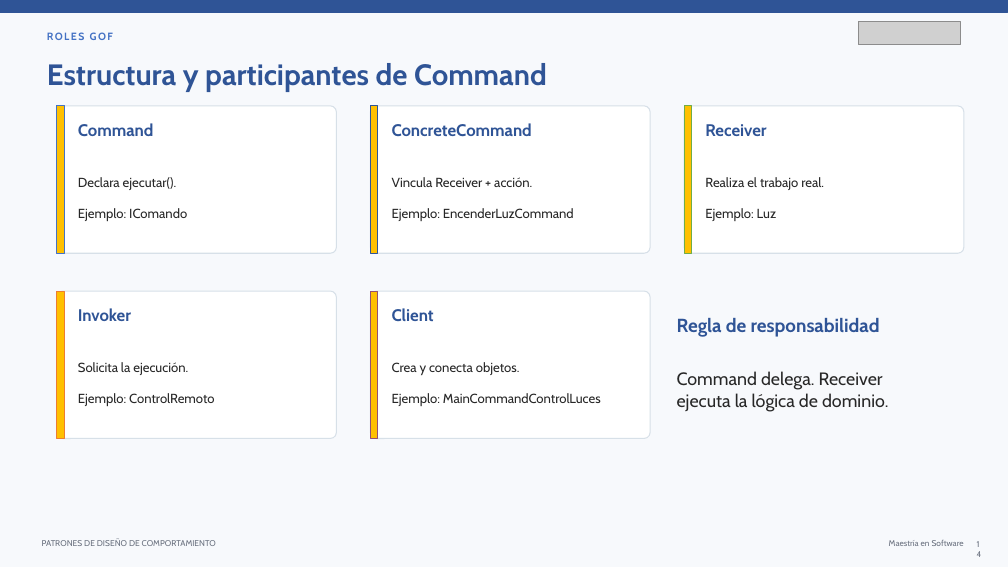
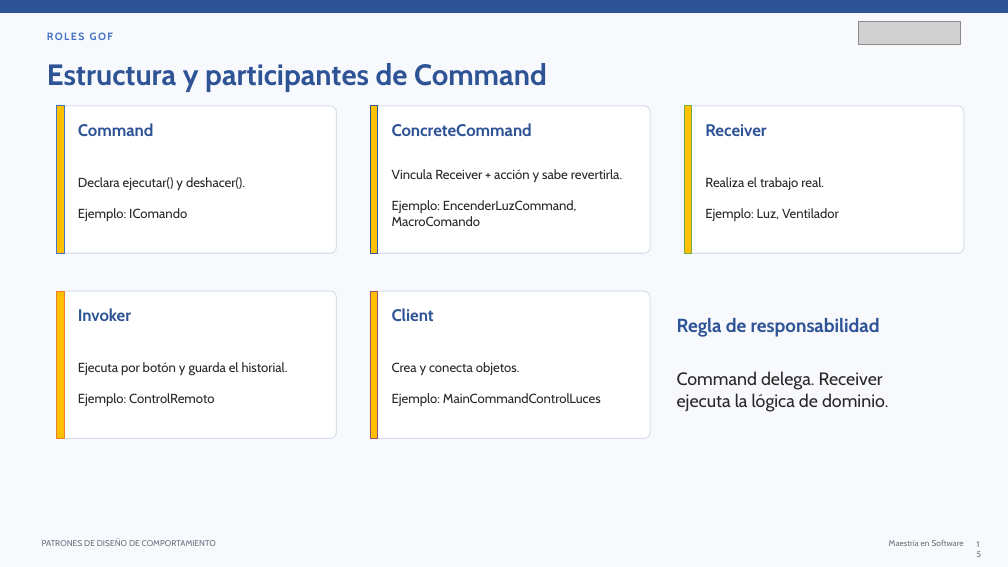
Before and after one commit to carytnas/PDS_Actividad03_Grupo02, a slide deck: slide 15 of documentacion/PDS_Actividad03_Grupo02.pptx (slide 14 before the commit). Drawn at 1008x567 pixels with LibreOffice and Linux fonts; fonts in the diff are those of the drawing; grey boxes stand for pictures. Boxes give left, top, right and bottom in pixels: in the first picture for what was removed or moved away, otherwise in the second. Text is boxed around its words. In the diff, an @@ line names an element or a change of style, - is before the commit and + after.

Commit message:
Mejoras de Mediator y Command, pruebas e informe actualizado
- Mediator: AvionSanitario con prioridad en la torre, aviso de nuevas
  posiciones en la cola y registro de aeronaves desde el cliente.
- Command: deshacer con historial, Ventilador, MacroComando y control
  con varios botones reasignables.
- Pruebas unitarias con JUnit 5 (13 pruebas) y pom.xml para mvn test.
- Diagramas UML regenerados y alineados con el código.
- Informe (docx y pdf) y presentación actualizados.

```diff
--- a/documentacion/PDS_Actividad03_Grupo02.pptx
+++ b/documentacion/PDS_Actividad03_Grupo02.pptx
@@ text at (x1=78, y1=177, x2=245, y2=190): text changed @@
-Declara ejecutar().
+Declara ejecutar() y deshacer().
@@ text at (x1=392, y1=169, x2=622, y2=226): text changed @@
-Vincula Receiver + acción.
-Ejemplo: EncenderLuzCommand
+Vincula Receiver + acción y sabe revertirla.
+Ejemplo: EncenderLuzCommand, MacroComando
@@ text at (x1=705, y1=208, x2=839, y2=221): text changed @@
-Ejemplo: Luz
+Ejemplo: Luz, Ventilador
@@ text at (x1=78, y1=362, x2=288, y2=376): text changed @@
-Solicita la ejecución.
+Ejecuta por botón y guarda el historial.
```
Also in this commit, not shown: 15 other slides changed, 3 slides added, 24 other files.
